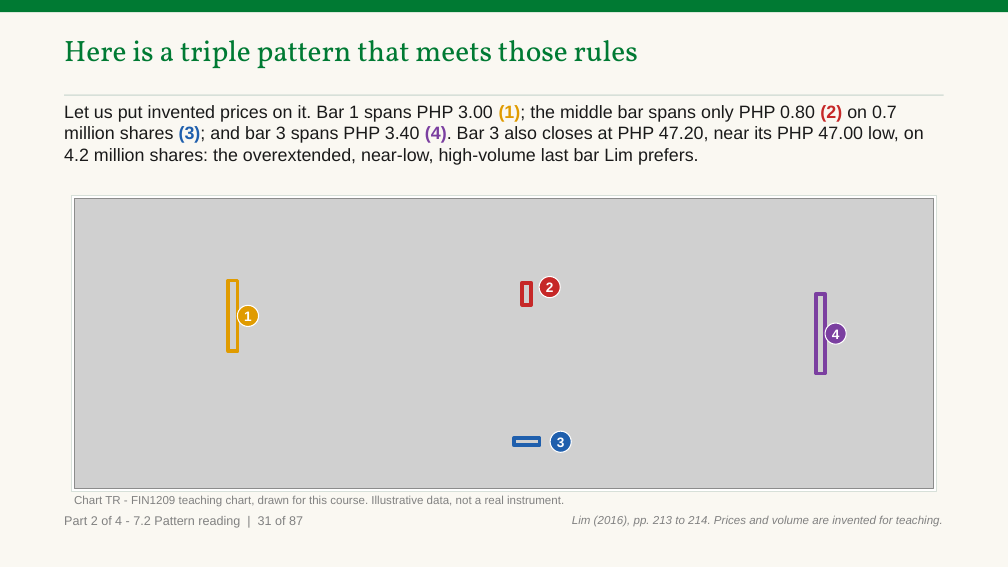
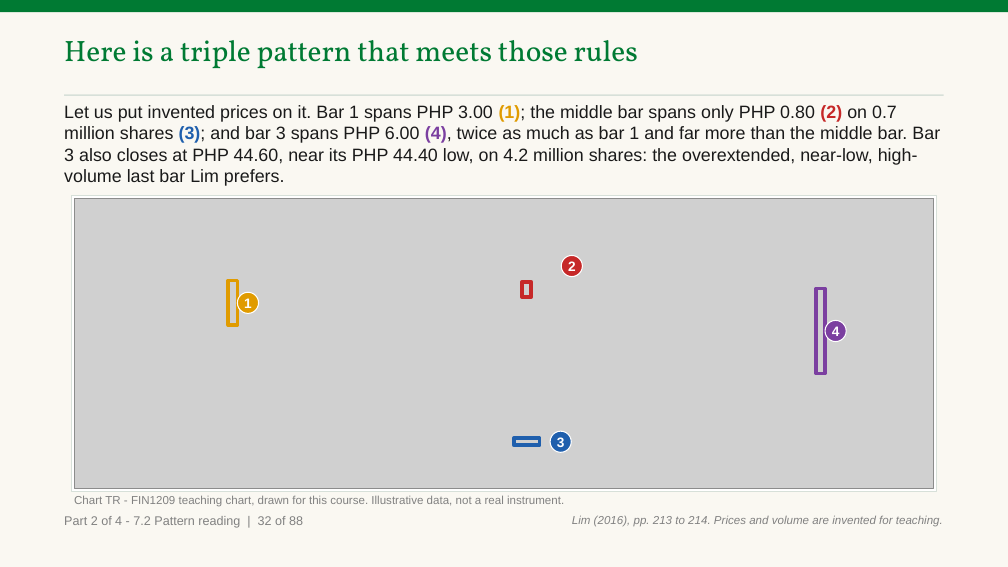
Before and after one commit to benjiesotelo-sudo/Telos_FIN1209, a slide deck: slide 76 of chapter-07/FIN1209-Chapter-07.pptx (slide 75 before the commit). Drawn at 1008x567 pixels with LibreOffice and Linux fonts; fonts in the diff are those of the drawing; grey boxes stand for pictures. Boxes give left, top, right and bottom in pixels: in the first picture for what was removed or moved away, otherwise in the second. Text is boxed around its words. In the diff, an @@ line names an element or a change of style, - is before the commit and + after.

Commit message:
Chapter 7: define overextended bar (slides 52, 66, 75, 76, 85, 94, 104) (#53)
* Chapter 7: define overextended as an unusually long bar, enlarge the examples that claim it

* Chapter 7: Bollinger wording on slide 52, size contrast named on slides 85, 94 and 104

* Chapter 7: draw the ordinary and overextended last bar on slides 85, 94 and 104

```diff
--- a/chapter-07/FIN1209-Chapter-07.pptx
+++ b/chapter-07/FIN1209-Chapter-07.pptx
@@ text at (x1=64, y1=105, x2=940, y2=186): text changed @@
-Let us put invented prices on it. Bar 1 spans PHP 3.00 (1); the middle bar spans only PHP 0.80 (2) on 0.7 million shares (3); and bar 3 spans PHP 3.40 (4). Bar 3 also closes at PHP 47.20, near its PHP 47.00 low, on 4.2 million shares: the overextended, near-low, high-volume last bar Lim prefers.
+Let us put invented prices on it. Bar 1 spans PHP 3.00 (1); the middle bar spans only PHP 0.80 (2) on 0.7 million shares (3); and bar 3 spans PHP 6.00 (4), twice as much as bar 1 and far more than the middle bar. Bar 3 also closes at PHP 44.60, near its PHP 44.40 low, on 4.2 million shares: the overextended, near-low, high-volume last bar Lim prefers.
@@ ellipse "2" moved from (x1=539, y1=277, x2=560, y2=298) to (x1=561, y1=256, x2=582, y2=277) @@
@@ rectangle resized from (x1=228, y1=281, x2=237, y2=352) to (x1=228, y1=281, x2=237, y2=325) @@
@@ ellipse "1" moved from (x1=237, y1=306, x2=259, y2=327) to (x1=237, y1=293, x2=259, y2=314) @@
@@ rectangle resized from (x1=523, y1=283, x2=532, y2=305) to (x1=523, y1=282, x2=532, y2=297) @@
@@ rectangle resized from (x1=816, y1=294, x2=825, y2=374) to (x1=816, y1=289, x2=825, y2=374) @@
@@ text at (x1=64, y1=516, x2=303, y2=528): text changed @@
-Part 2 of 4 - 7.2 Pattern reading | 31 of 87
+Part 2 of 4 - 7.2 Pattern reading | 32 of 88
```
Also in this commit, not shown: 86 other slides changed, 1 slide added, 2 other files.
